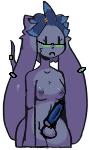
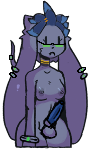
Before/after of a 89x150 layered artwork. What changed in the layer stack:
painted on "Layer 0" over 11, 57, 89, 144
